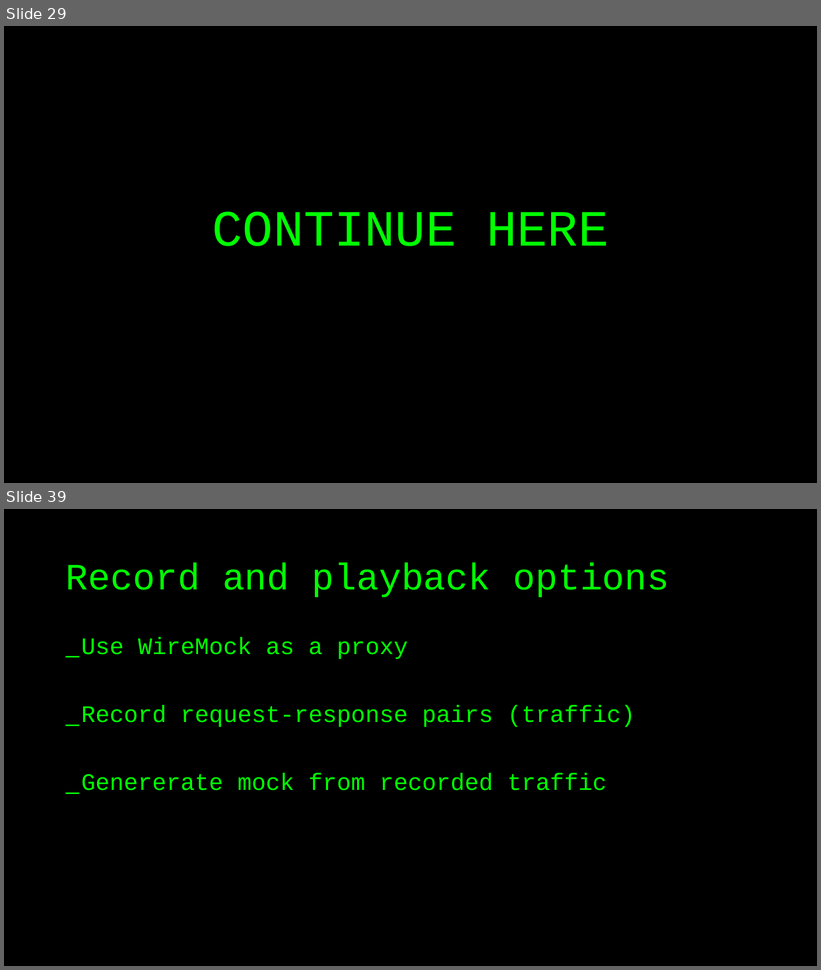
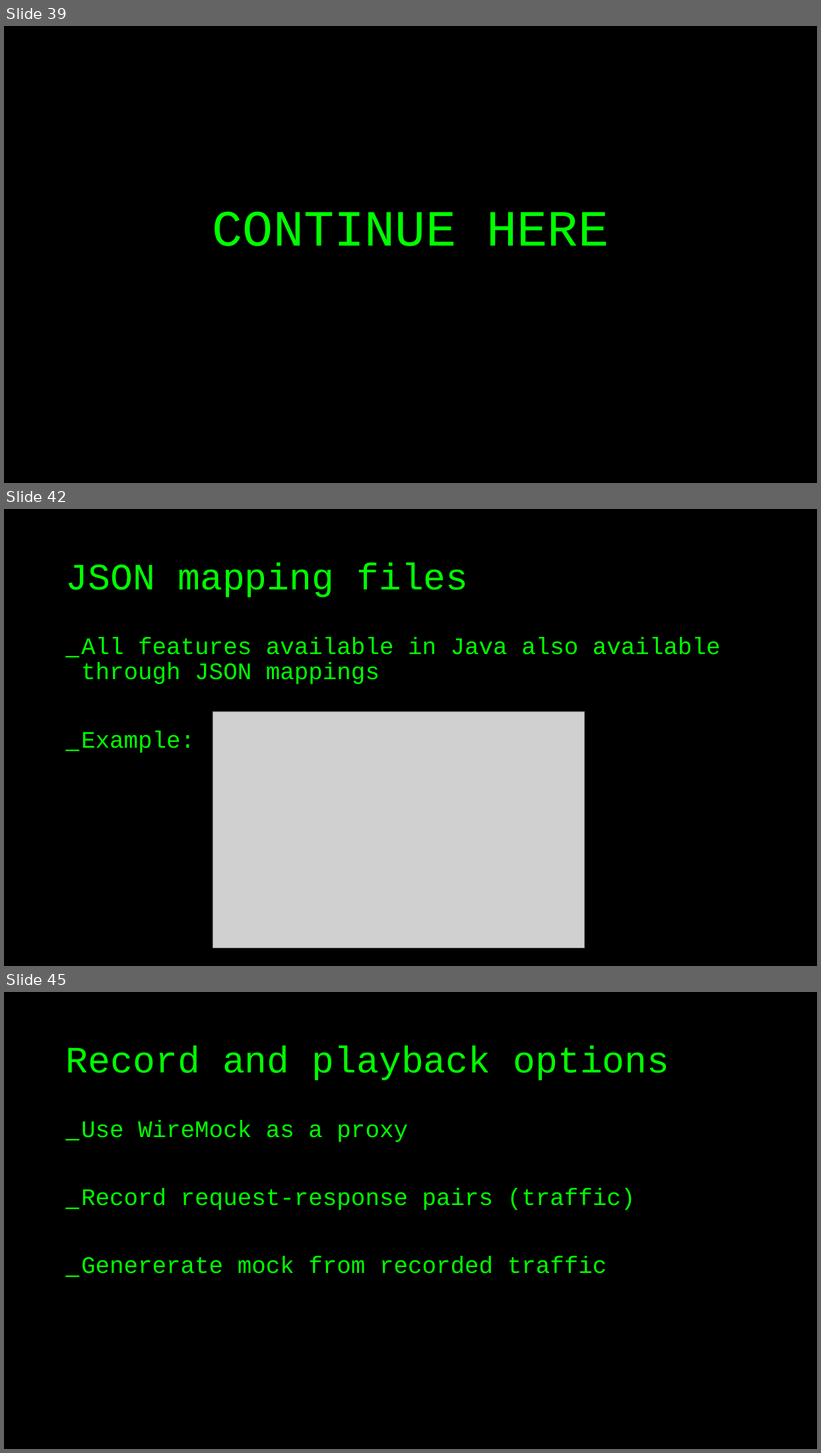
Before and after one commit to basdijkstra/wiremock-workshop, a slide deck: wiremock_workshop.pptx. Shown one above the other, each under a label of ours: slides 29 and 39 before the commit, slides 39, 42 and 45 after it; the slides between them are not shown. The pictures are 821x970 and 821x1453 pixels, drawn with LibreOffice and Linux fonts; fonts in the diff are those of the drawing; grey boxes stand for pictures. Boxes give left, top, right and bottom in pixels: in the first picture for what was removed or moved away, otherwise in the second. Text is boxed around its words. In the diff, an @@ line names an element or a change of style, - is before the commit and + after.

```diff
--- a/wiremock_workshop.pptx
+++ b/wiremock_workshop.pptx
@@ slide 42 added at (x1=4, y1=509, x2=817, y2=966), background #000000 @@
@@ title added at (x1=66, y1=562, x2=468, y2=597), 44 pt, text #00FF00 @@
+JSON mapping files
@@ text added at (x1=81, y1=637, x2=721, y2=753), 28 pt, text #00FF00 @@
+_ All features available in Java also available through JSON mappings
+_ Example:
@@ picture added at (x1=213, y1=712, x2=585, y2=948) @@
@@ what was slide 29 is now slide 39 @@
@@ what was slide 39 is now slide 45 @@
```
Also in this commit, not shown: 3 slides changed, 6 other slides added, 1 slide removed.
